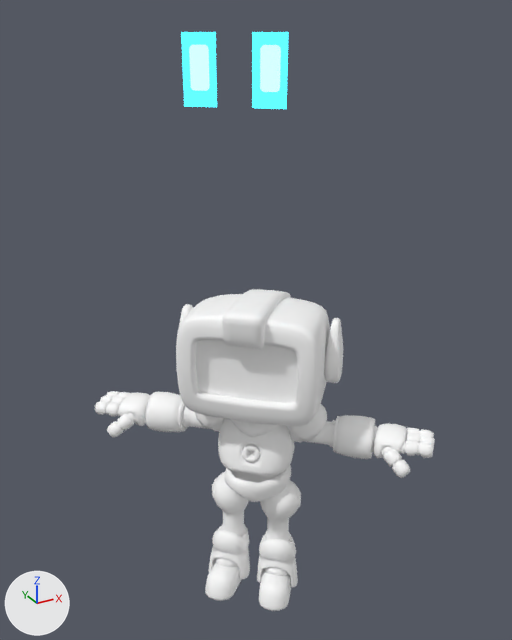
The FBX model Resources/Model/Player/Jammo_Player.fbx: old version first, new version second.
Before and after are seen from a 50 mm camera at (-1.44, -2.61, 2.75) aimed at (0.05, 0.08, 1.4). The axes (+X, +Y, +Z) are drawn at lower left. The lights are the same throughout. Where no turn or scale is listed for an object, it has been applied to the vertices.

Objects in the first picture: 'ankle_low', 'chest_low', 'ears_low', 'feet_low', 'finger_index_low', 'finger_middle_low', 'finger_pinky_low', 'finger_thumb_low', 'forearm_low', 'head_eyes_low', 'head_main_low', 'head_mohawk_low', 'head_screen_low', 'palm_low', 'pelvis_low', 'scarf_low', 'shin_low', 'shoulder_low', 'thigh_low', 'torso_mid_low', 'upperarm_low', 'wrist_low'.
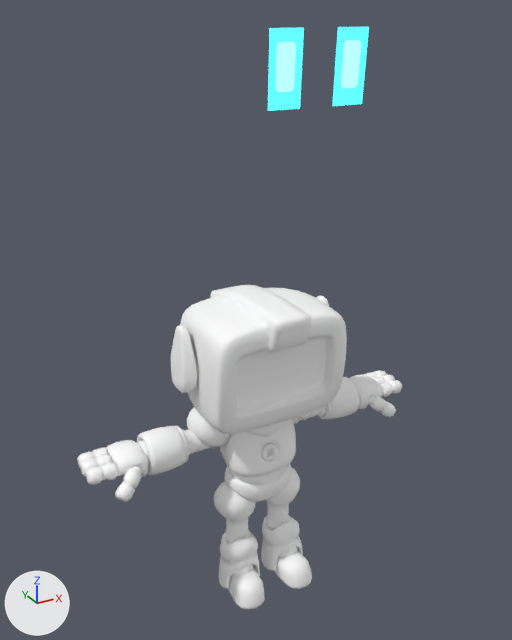
What changed in the scene script:
```text
Change ob_chest_low:
    ob_chest_low.location: (-0.001, -0.003, -0.046) -> (0.0, 0.0, 0.0)
    ob_chest_low.rotation_euler: (-0.0773, -0.00687, -0.75) -> (0.000345, 0.0, 0.0)  # degrees (-4.4, -0.4, -43) -> degrees (0, 0, 0)
Change ob_finger_pinky_low:
    ob_finger_pinky_low.location: (-0.001, -0.003, -0.046) -> (0.0, 0.0, 0.0)
    ob_finger_pinky_low.rotation_euler: (-0.0773, -0.00687, -0.75) -> (0.000345, 0.0, 0.0)  # degrees (-4.4, -0.4, -43) -> degrees (0, 0, 0)
Change ob_ankle_low:
    ob_ankle_low.location: (-0.001, -0.003, -0.046) -> (0.0, 0.0, 0.0)
    ob_ankle_low.rotation_euler: (-0.0773, -0.00687, -0.75) -> (0.000345, 0.0, 0.0)  # degrees (-4.4, -0.4, -43) -> degrees (0, 0, 0)
Change ob_scarf_low:
    ob_scarf_low.location: (-0.001, -0.003, -0.046) -> (0.0, 0.0, 0.0)
    ob_scarf_low.rotation_euler: (-0.0773, -0.00687, -0.75) -> (0.000345, 0.0, 0.0)  # degrees (-4.4, -0.4, -43) -> degrees (0, 0, 0)
Change ob_ears_low:
    ob_ears_low.location: (-0.001, -0.003, -0.046) -> (0.0, 0.0, 0.0)
    ob_ears_low.rotation_euler: (-0.0773, -0.00687, -0.75) -> (0.000345, 0.0, 0.0)  # degrees (-4.4, -0.4, -43) -> degrees (0, 0, 0)
Change ob_thigh_low:
    ob_thigh_low.location: (-0.001, -0.003, -0.046) -> (0.0, 0.0, 0.0)
    ob_thigh_low.rotation_euler: (-0.0773, -0.00687, -0.75) -> (0.000345, 0.0, 0.0)  # degrees (-4.4, -0.4, -43) -> degrees (0, 0, 0)
Change ob_wrist_low:
    ob_wrist_low.location: (-0.001, -0.003, -0.046) -> (0.0, 0.0, 0.0)
    ob_wrist_low.rotation_euler: (-0.0773, -0.00687, -0.75) -> (0.000345, 0.0, 0.0)  # degrees (-4.4, -0.4, -43) -> degrees (0, 0, 0)
Change ob_head_mohawk_low:
    ob_head_mohawk_low.location: (-0.001, -0.003, -0.046) -> (0.0, 0.0, 0.0)
    ob_head_mohawk_low.rotation_euler: (-0.0773, -0.00687, -0.75) -> (0.000345, 0.0, 0.0)  # degrees (-4.4, -0.4, -43) -> degrees (0, 0, 0)
Change ob_finger_thumb_low:
    ob_finger_thumb_low.location: (-0.001, -0.003, -0.046) -> (0.0, 0.0, 0.0)
    ob_finger_thumb_low.rotation_euler: (-0.0773, -0.00687, -0.75) -> (0.000345, 0.0, 0.0)  # degrees (-4.4, -0.4, -43) -> degrees (0, 0, 0)
Change ob_head_main_low:
    ob_head_main_low.location: (-0.001, -0.003, -0.046) -> (0.0, 0.0, 0.0)
    ob_head_main_low.rotation_euler: (-0.0773, -0.00687, -0.75) -> (0.000345, 0.0, 0.0)  # degrees (-4.4, -0.4, -43) -> degrees (0, 0, 0)
Change ob_torso_mid_low:
    ob_torso_mid_low.location: (-0.001, -0.003, -0.046) -> (0.0, 0.0, 0.0)
    ob_torso_mid_low.rotation_euler: (-0.0773, -0.00687, -0.75) -> (0.000345, 0.0, 0.0)  # degrees (-4.4, -0.4, -43) -> degrees (0, 0, 0)
Change ob_shin_low:
    ob_shin_low.location: (-0.001, -0.003, -0.046) -> (0.0, 0.0, 0.0)
    ob_shin_low.rotation_euler: (-0.0773, -0.00687, -0.75) -> (0.000345, 0.0, 0.0)  # degrees (-4.4, -0.4, -43) -> degrees (0, 0, 0)
Change ob_head_screen_low:
    ob_head_screen_low.location: (-0.001, -0.003, -0.046) -> (0.0, 0.0, 0.0)
    ob_head_screen_low.rotation_euler: (-0.0773, -0.00687, -0.75) -> (0.000345, 0.0, 0.0)  # degrees (-4.4, -0.4, -43) -> degrees (0, 0, 0)
Change ob_palm_low:
    ob_palm_low.location: (-0.001, -0.003, -0.046) -> (0.0, 0.0, 0.0)
    ob_palm_low.rotation_euler: (-0.0773, -0.00687, -0.75) -> (0.000345, 0.0, 0.0)  # degrees (-4.4, -0.4, -43) -> degrees (0, 0, 0)
Change ob_feet_low:
    ob_feet_low.location: (-0.001, -0.003, -0.046) -> (0.0, 0.0, 0.0)
    ob_feet_low.rotation_euler: (-0.0773, -0.00687, -0.75) -> (0.000345, 0.0, 0.0)  # degrees (-4.4, -0.4, -43) -> degrees (0, 0, 0)
Change ob_upperarm_low:
    ob_upperarm_low.location: (-0.001, -0.003, -0.046) -> (0.0, 0.0, 0.0)
    ob_upperarm_low.rotation_euler: (-0.0773, -0.00687, -0.75) -> (0.000345, 0.0, 0.0)  # degrees (-4.4, -0.4, -43) -> degrees (0, 0, 0)
Change ob_head_eyes_low:
    ob_head_eyes_low.location: (-0.093, -0.089, 1.246) -> (0.0, -0.225, 1.279)
    ob_head_eyes_low.rotation_euler: (1.493, -0.00687, -0.75) -> (1.571, 0.0, 0.0)  # degrees (86, -0.4, -43) -> degrees (90, 0, 0)
Change ob_forearm_low:
    ob_forearm_low.location: (-0.001, -0.003, -0.046) -> (0.0, 0.0, 0.0)
    ob_forearm_low.rotation_euler: (-0.0773, -0.00687, -0.75) -> (0.000345, 0.0, 0.0)  # degrees (-4.4, -0.4, -43) -> degrees (0, 0, 0)
Change ob_finger_index_low:
    ob_finger_index_low.location: (-0.001, -0.003, -0.046) -> (0.0, 0.0, 0.0)
    ob_finger_index_low.rotation_euler: (-0.0773, -0.00687, -0.75) -> (0.000345, 0.0, 0.0)  # degrees (-4.4, -0.4, -43) -> degrees (0, 0, 0)
Change ob_finger_middle_low:
    ob_finger_middle_low.location: (-0.001, -0.003, -0.046) -> (0.0, 0.0, 0.0)
    ob_finger_middle_low.rotation_euler: (-0.0773, -0.00687, -0.75) -> (0.000345, 0.0, 0.0)  # degrees (-4.4, -0.4, -43) -> degrees (0, 0, 0)
Change ob_shoulder_low:
    ob_shoulder_low.location: (-0.001, -0.003, -0.046) -> (0.0, 0.0, 0.0)
    ob_shoulder_low.rotation_euler: (-0.0773, -0.00687, -0.75) -> (0.000345, 0.0, 0.0)  # degrees (-4.4, -0.4, -43) -> degrees (0, 0, 0)
```

Boxes (x1, y1, x2, y2) around the edits, measured in the pictures (512 x 640 px):
'head_main_low', moved, turned
    before: (176, 294, 330, 426)
    after: (180, 288, 347, 434)
'head_eyes_low', moved, turned
    before: (181, 32, 289, 109)
    after: (268, 27, 369, 111)
'head_screen_low', moved, turned
    before: (196, 340, 298, 403)
    after: (236, 337, 327, 410)
'forearm_low', moved, turned
    before: (145, 391, 375, 459)
    after: (137, 377, 360, 475)
'head_mohawk_low', moved, turned
    before: (222, 289, 291, 349)
    after: (210, 285, 311, 353)
'shin_low', moved, turned
    before: (208, 526, 298, 587)
    after: (218, 516, 303, 588)
'feet_low', moved, turned
    before: (205, 562, 291, 611)
    after: (227, 550, 312, 609)
'chest_low', moved, turned
    before: (218, 419, 295, 476)
    after: (220, 418, 296, 477)
'thigh_low', moved, turned
    before: (212, 472, 301, 542)
    after: (214, 467, 300, 544)
'palm_low', moved, turned
    before: (120, 392, 407, 458)
    after: (107, 374, 382, 476)
'ears_low', moved, turned
    before: (179, 304, 343, 383)
    after: (171, 296, 329, 393)
'finger_thumb_low', moved, turned
    before: (107, 413, 410, 478)
    after: (115, 395, 396, 502)
'shoulder_low', moved, turned
    before: (195, 404, 327, 442)
    after: (187, 407, 312, 448)
'finger_index_low', moved, turned
    before: (95, 401, 433, 458)
    after: (86, 380, 402, 485)
'upperarm_low', moved, turned
    before: (182, 406, 336, 447)
    after: (181, 405, 327, 455)
'finger_middle_low', moved, turned
    before: (100, 395, 435, 449)
    after: (80, 374, 395, 476)
'finger_pinky_low', moved, turned
    before: (106, 391, 434, 437)
    after: (77, 370, 386, 468)
'ankle_low', moved, turned
    before: (216, 558, 289, 576)
    after: (232, 546, 297, 575)
'scarf_low', moved, turned
    before: (231, 420, 280, 437)
    after: (246, 421, 283, 436)
'torso_mid_low', moved, turned
    before: (231, 470, 279, 483)
    after: (229, 466, 287, 484)
'wrist_low', moved, turned
    before: (371, 425, 377, 452)
    after: (138, 440, 151, 468)
